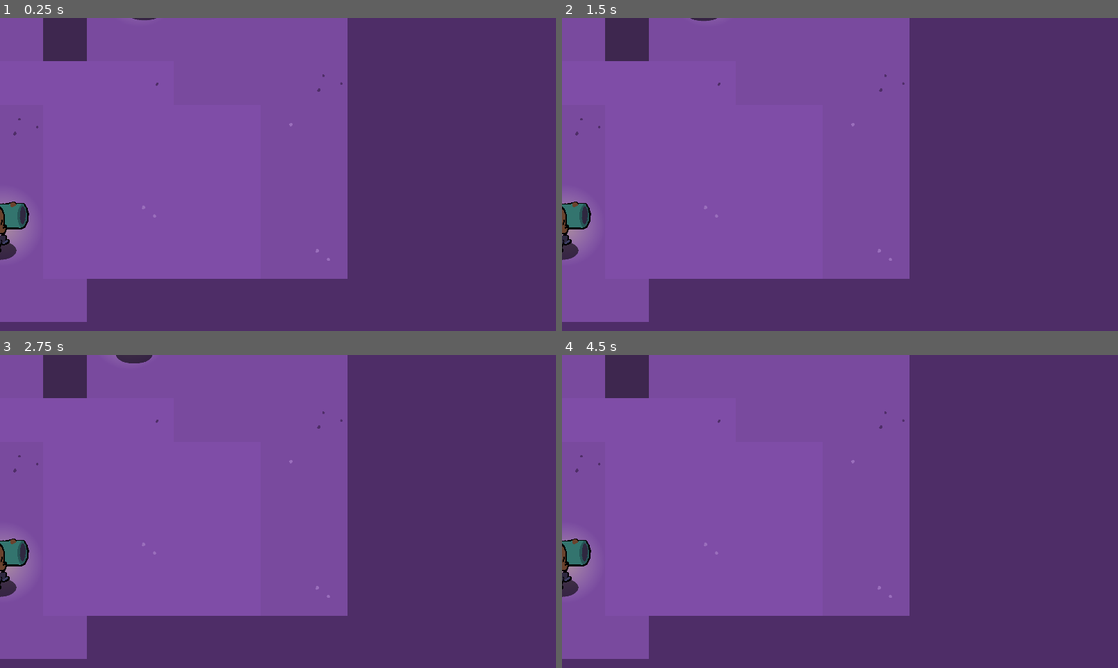
Above: before the commit, frames 1-4 (two rows, left to right).
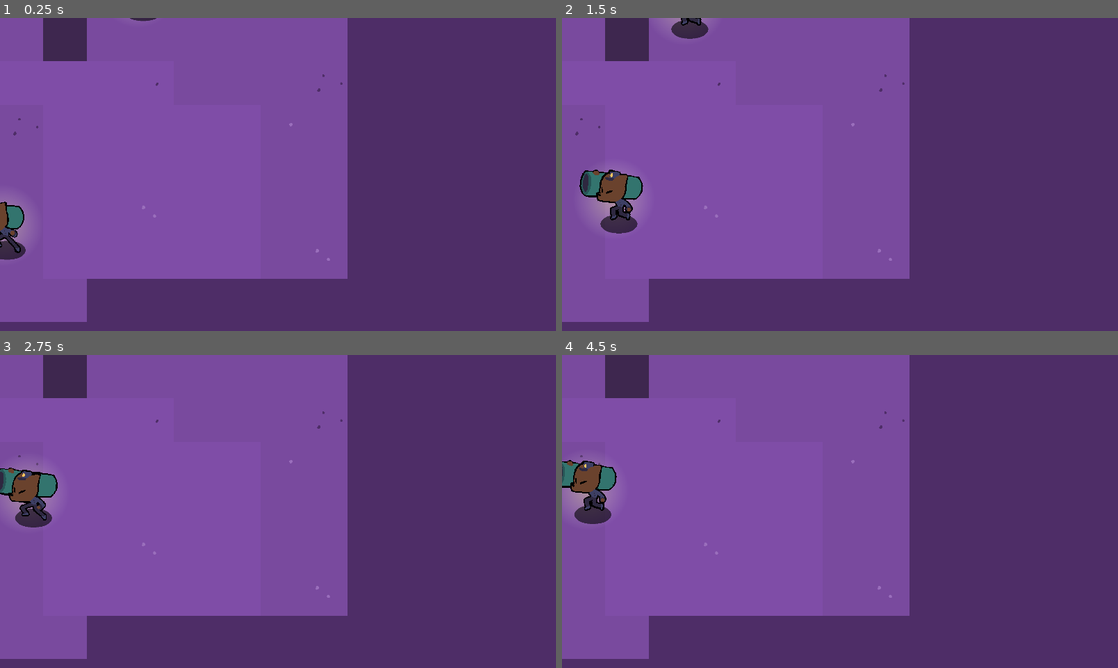
Above: after the commit, the same moments.

Repository: miyo6032/ProjectGodotWild63
Game: Godot game, scene res://levels/test_level_1.tscn
Two runs of this game, one before a commit and one after it. Both use one fixed random seed, a clock stepped at 60 frames per second and the inputs below. This scene is started directly instead of the project's main scene.
Inputs:
- Up to frame 1 (0.25 s): no input
- Up to frame 2 (1.5 s): tap Enter at 0.5 s; hold Right (attack_right) 0.53-1.28 s; tap Tab at 0.6, 1.35 s; hold Down (attack_down) from 1.28 s (still down)
- Up to frame 3 (2.75 s): release Down (attack_down) at 2.03 s; hold Right (attack_right) from 2.03 s (still down); tap Tab at 2.1 s
- Up to frame 4 (4.5 s): release Right (attack_right) at 2.78 s; hold Up (attack_up) 2.78-3.53 s; tap Tab at 2.85, 3.6, 4.35 s; hold Left (attack_left) from 3.53 s (still down)

The runs differ from the first frame. In frame 1, 0.5% of the frame differs, in the area x 0-29%, y 0-78%; in frame 2, 2.9%, in the area x 0-28%, y 0-78%; in frame 3, 2.6%; in frame 4, 2.5%.

Commit message:
fixed weirdness with test level

Diff:
--- a/levels/test_level_1.tscn
+++ b/levels/test_level_1.tscn
@@ -23,7 +23,6 @@
 
 [node name="RangedEnemy2" parent="Enemies" instance=ExtResource("3_8c75f")]
 position = Vector2(9, 714)
-initial_state = NodePath("../RangedEnemy/States/MoveAndAttackState")
 
 [node name="TileMap" parent="." instance=ExtResource("4_2qdbi")]
 layer_0/tile_data = PackedInt32Array(65536, 65536, 1, 65537, 65536, 1, 65538, 65536, 1, 65539, 65536, 1, 131075, 65536, …(16657 unchanged characters)…
